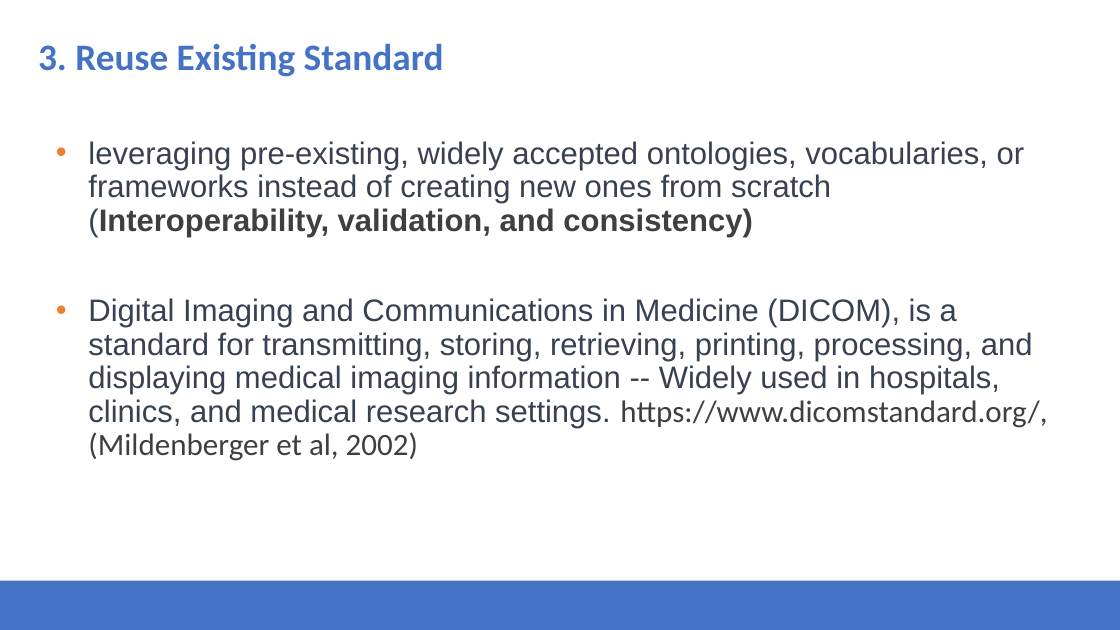
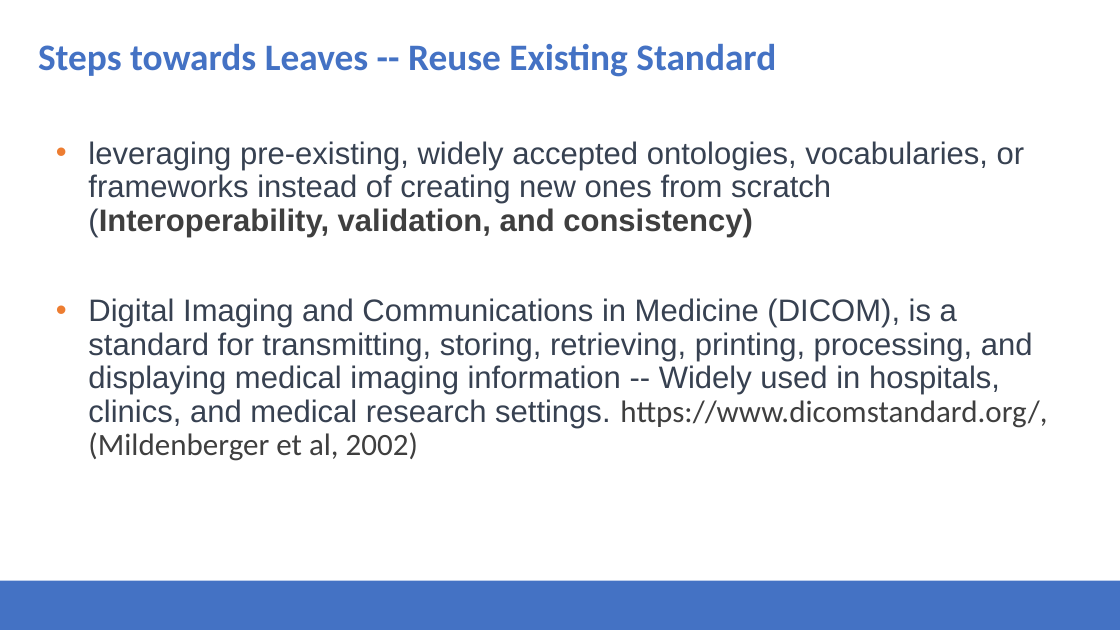
Before and after one commit to Health-RI/health-ri-metadata, a slide deck: slide 19 of Presentations/31082023HRI_Metadata_Schema_ImagingGroup_KickOff.pptx. Drawn at 1120x630 pixels with LibreOffice and Linux fonts; fonts in the diff are those of the drawing; background and template pictures are left out. Boxes give left, top, right and bottom in pixels: in the first picture for what was removed or moved away, otherwise in the second. Text is boxed around its words. In the diff, an @@ line names an element or a change of style, - is before the commit and + after.

```diff
--- a/Presentations/31082023HRI_Metadata_Schema_ImagingGroup_KickOff.pptx
+++ b/Presentations/31082023HRI_Metadata_Schema_ImagingGroup_KickOff.pptx
@@ title at (38, 44, 776, 77): text changed @@
-3. Reuse Existing Standard
+Steps towards Leaves -- Reuse Existing Standard
```
Also in this commit, not shown: 4 other slides changed, 2 other files.
